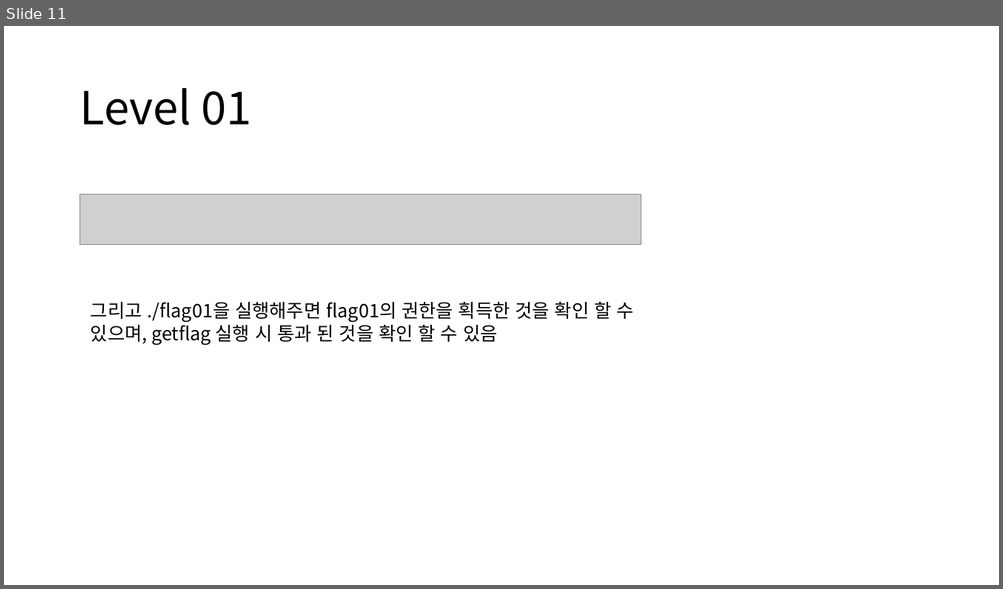
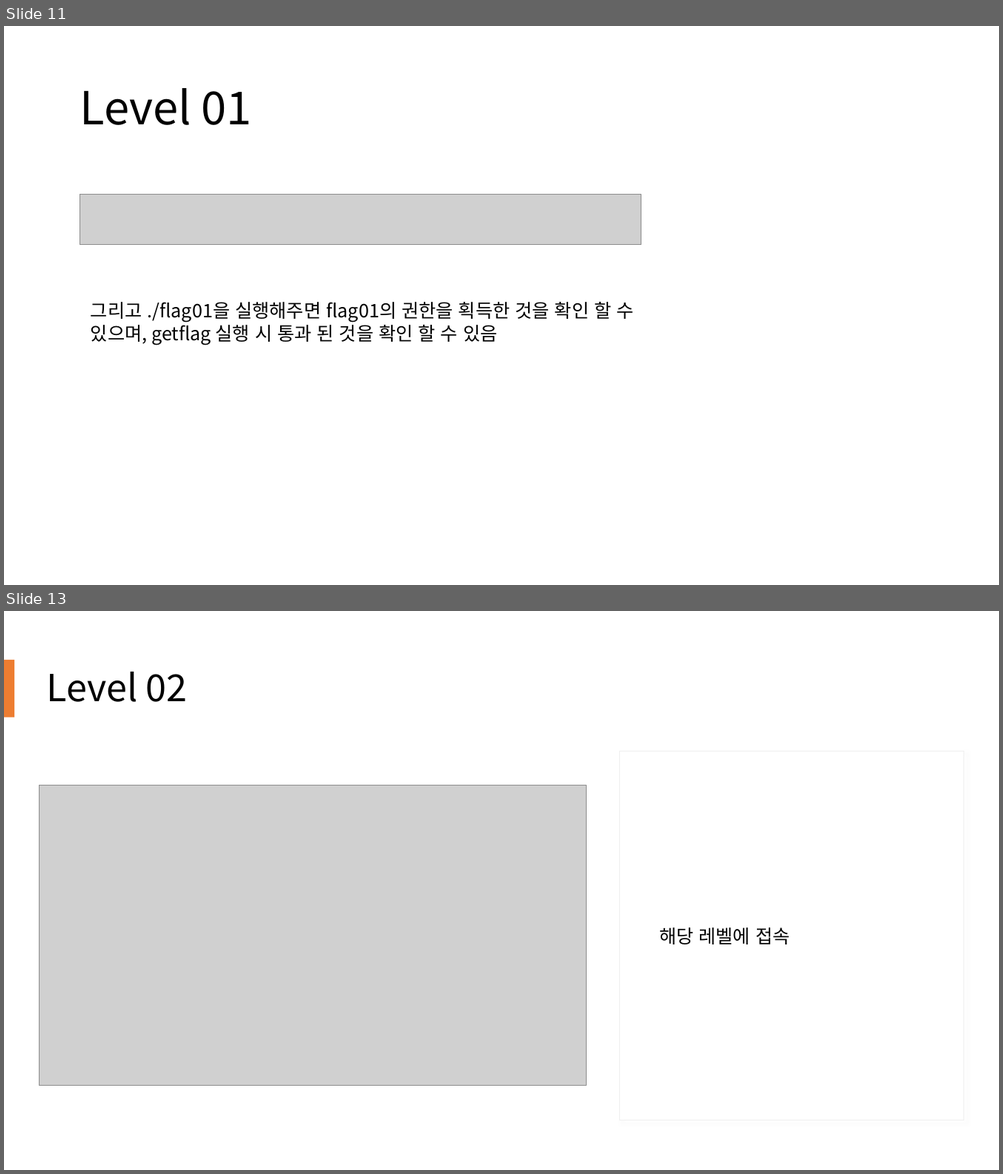
Before and after one commit to WinterMute1000/MyArchive, a slide deck: Nebula/Nebula Level00~Level03.pptx. Shown one above the other, each under a label of ours: slide 11 before the commit, slides 11 and 13 after it; the slides between them are not shown. The pictures are 1003x589 and 1003x1174 pixels, drawn with LibreOffice and Linux fonts; fonts in the diff are those of the drawing; grey boxes stand for pictures. Boxes give left, top, right and bottom in pixels: in the first picture for what was removed or moved away, otherwise in the second. Text is boxed around its words. In the diff, an @@ line names an element or a change of style, - is before the commit and + after.

```diff
--- a/Nebula/Nebula Level00~Level03.pptx
+++ b/Nebula/Nebula Level00~Level03.pptx
@@ slide 13 added at [4, 611, 999, 1170], background #FFFFFF @@
@@ rectangle added at [4, 660, 14, 717], fill #ED7D31 @@
@@ title added at [46, 672, 188, 702], 36 pt, text #000000 @@
+Level 02
@@ rectangle added at [620, 752, 964, 1120], fill #FFFFFF, outline #EFEFEF 0.75 pt @@
@@ picture added at [39, 785, 586, 1085] @@
@@ text added at [659, 928, 789, 945], 18 pt, text #000000 @@
+해당 레벨에 접속
```
Also in this commit, not shown: 4 other slides added.
